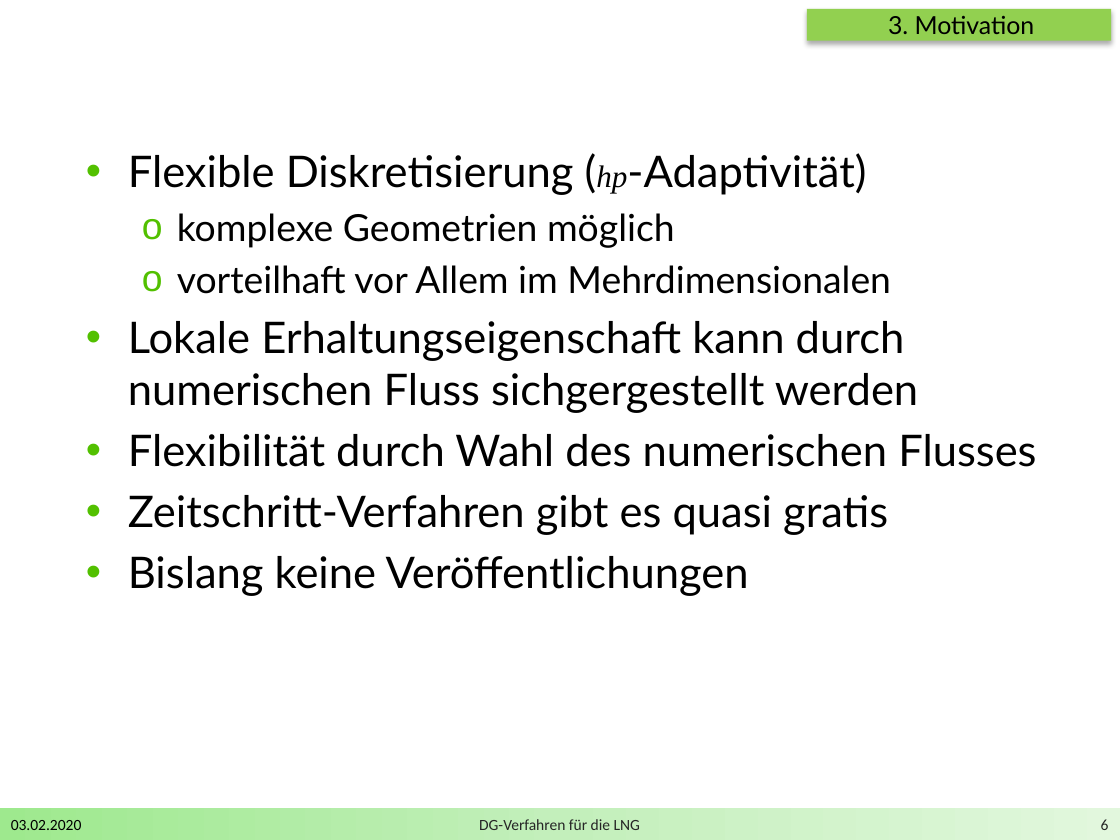
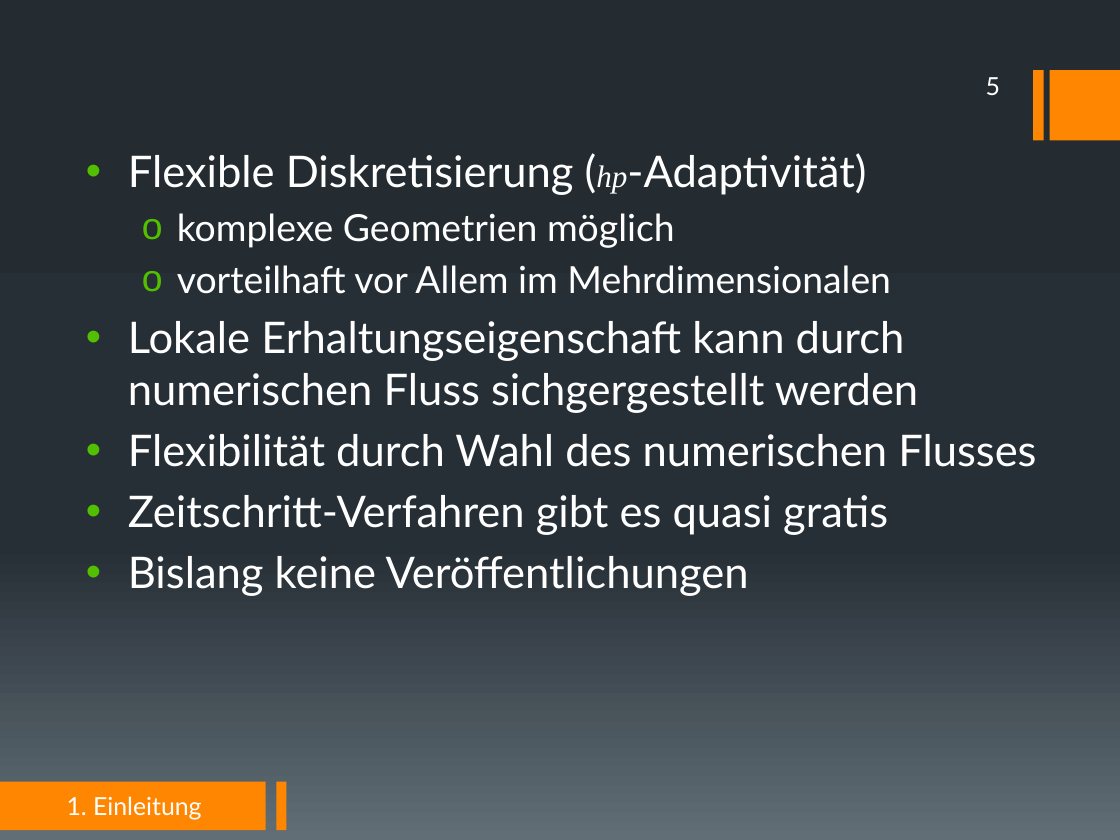
Before and after one commit to DerKleineGauss/Masterarbeit, a slide deck: slide 5 of Abschlussvortrag/Präsentation.pptx (slide 6 before the commit). Drawn at 1120x840 pixels with LibreOffice and Linux fonts; fonts in the diff are those of the drawing; background and template pictures are left out. Boxes give left, top, right and bottom in pixels: in the first picture for what was removed or moved away, otherwise in the second. Text is boxed around its words. In the diff, an @@ line names an element or a change of style, - is before the commit and + after.

```diff
--- a/Abschlussvortrag/Präsentation.pptx
+++ b/Abschlussvortrag/Präsentation.pptx
@@ background #FFFFFF to gradient #242C33 to #273037 to #636D76 @@
@@ rectangle removed at bbox=[806, 9, 1111, 41] @@
@@ text removed at bbox=[888, 16, 1035, 34] @@
-3. Motivation
@@ page number added at bbox=[986, 77, 1000, 95], 16 pt, text #FFFFFF @@
+5
@@ rectangle added at bbox=[1033, 71, 1043, 141], fill #FF8600 @@
@@ rectangle added at bbox=[1049, 71, 1120, 141], fill #FF8600 @@
@@ text "Flexible Diskretisierung (hp-Adaptivität)" at bbox=[128, 153, 1036, 596]: text colour #000000 to #FFFFFF @@
@@ rectangle removed at bbox=[0, 808, 1120, 840] @@
@@ rectangle added at bbox=[0, 782, 267, 830], fill #FF8600 @@
@@ text added at bbox=[67, 796, 201, 820], 16 pt, text #FFFFFF @@
+1. Einleitung
@@ rectangle added at bbox=[277, 782, 287, 830], fill #FF8600 @@
@@ text removed at bbox=[11, 820, 82, 830] @@
-03.02.2020
@@ text removed at bbox=[479, 819, 640, 830] @@
-DG-Verfahren für die LNG
@@ page number removed at bbox=[1101, 819, 1109, 830] @@
-6
```
Also in this commit, not shown: 4 other slides changed, 1 slide added, 3 slides removed, 4 other files.
